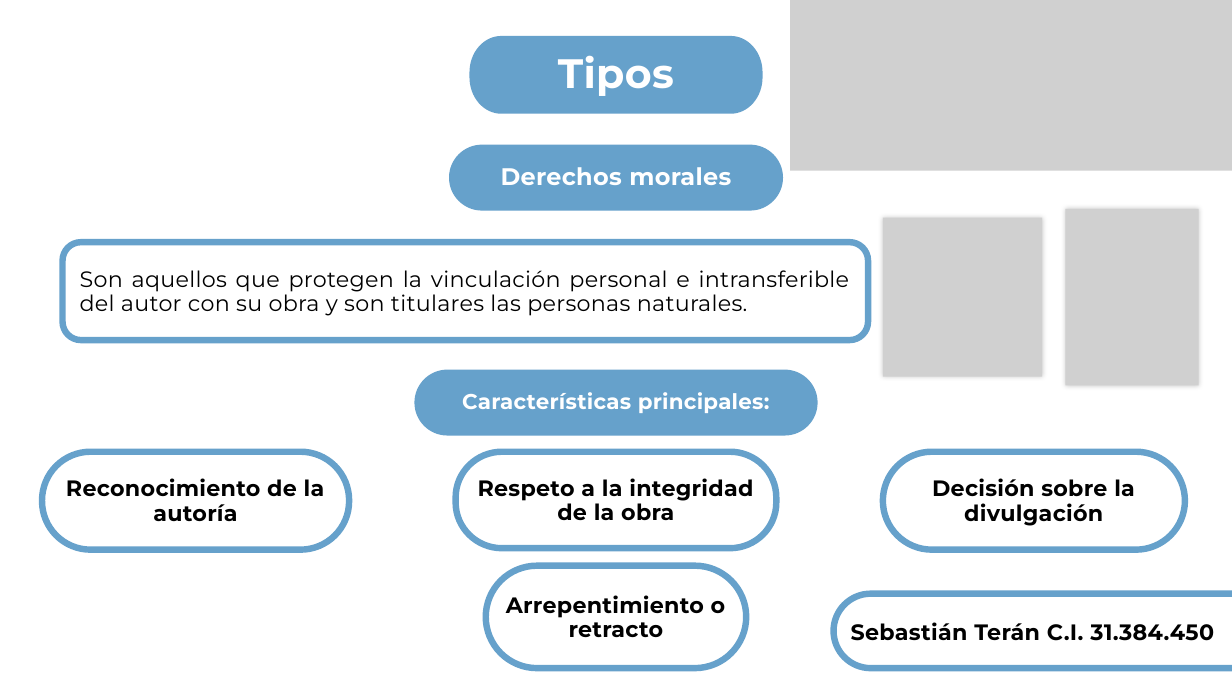
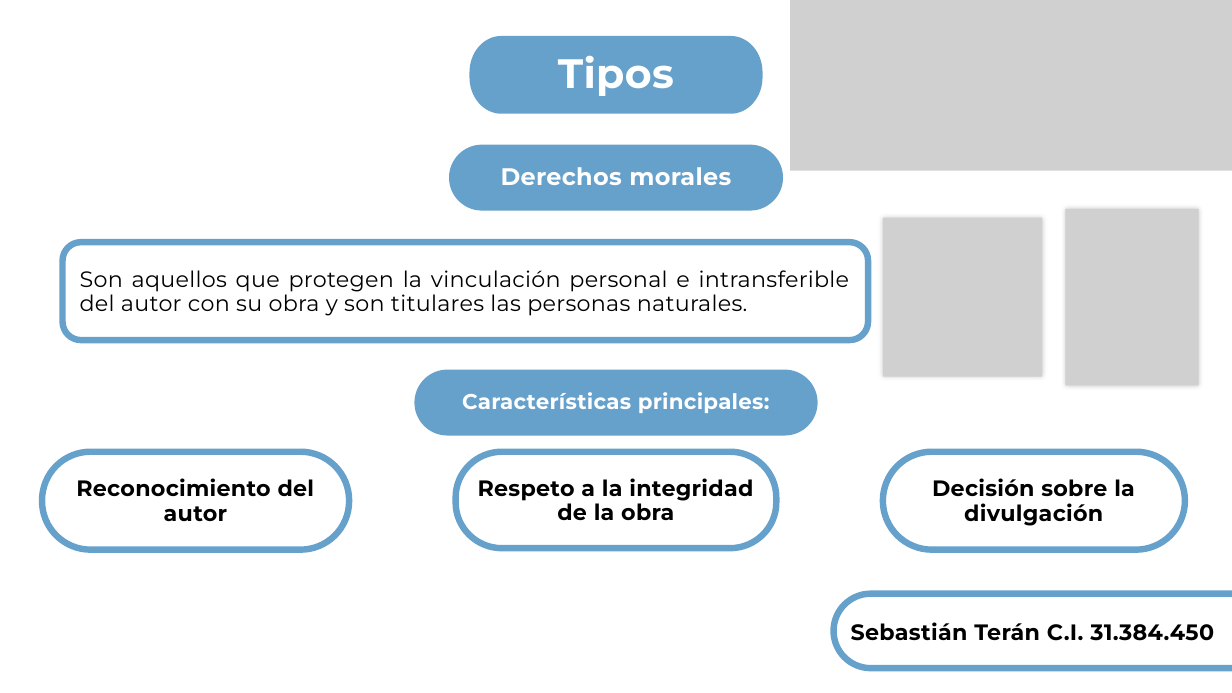
Before and after one commit to Sebas17Dev/Universidad-UPTJAA-Intensivos-2025, a slide deck: slide 15 of Marco legal para la ingeniería informática/Trabajo, exposición y ladbook/PTT, Exposición de Marco legal, Informática Intensivos IF01 T4.pptx.pptx. Drawn at 1232x693 pixels with LibreOffice and Linux fonts; fonts in the diff are those of the drawing; grey boxes stand for pictures. Boxes give left, top, right and bottom in pixels: in the first picture for what was removed or moved away, otherwise in the second. Text is boxed around its words. In the diff, an @@ line names an element or a change of style, - is before the commit and + after.

```diff
--- a/Marco legal para la ingeniería informática/Trabajo, exposición y ladbook/PTT, Exposición de Marco legal, Informática Intensivos IF01 T4.pptx.pptx
+++ b/Marco legal para la ingeniería informática/Trabajo, exposición y ladbook/PTT, Exposición de Marco legal, Informática Intensivos IF01 T4.pptx.pptx
@@ text at box(76, 478, 315, 521): text changed @@
-Reconocimiento de la autoría
+Reconocimiento del autor
@@ freeform shape removed at box(486, 565, 747, 668) @@
@@ text removed at box(506, 595, 726, 637) @@
-Arrepentimiento o retracto
```
Also in this commit, not shown: 15 other files.
